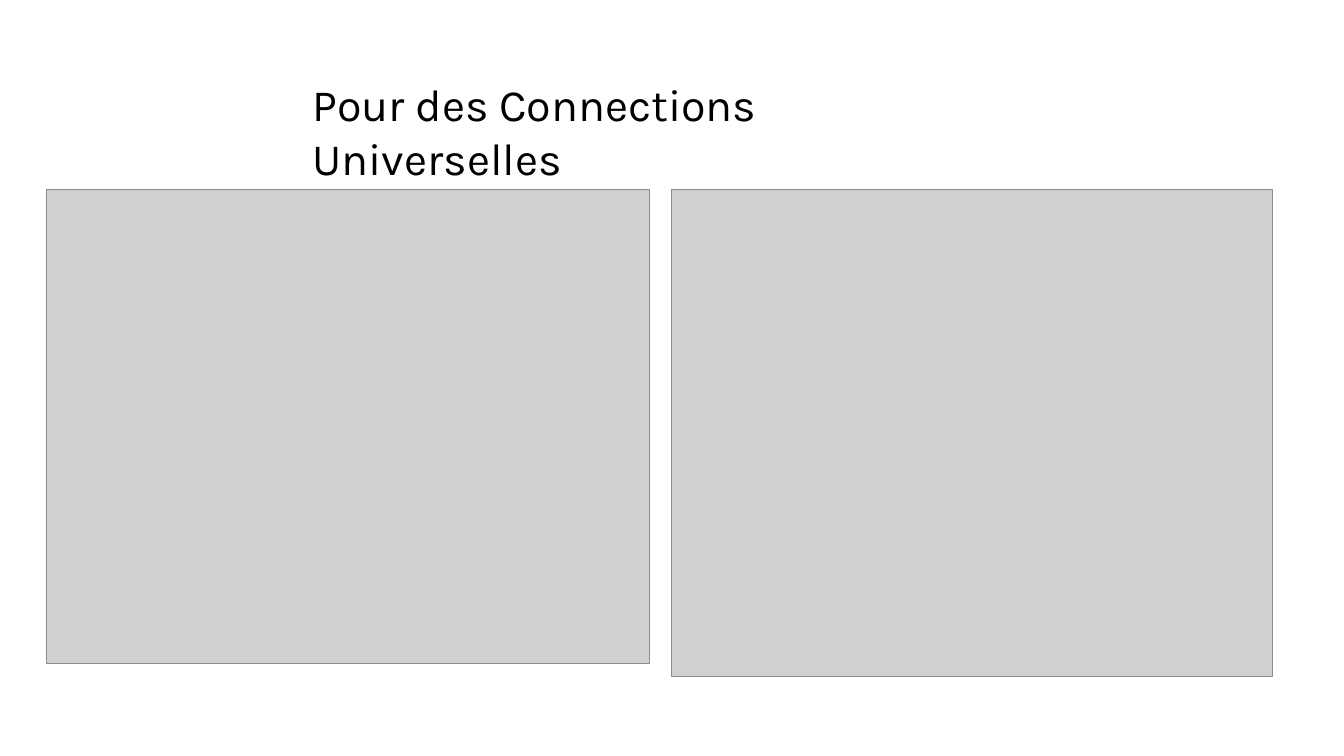
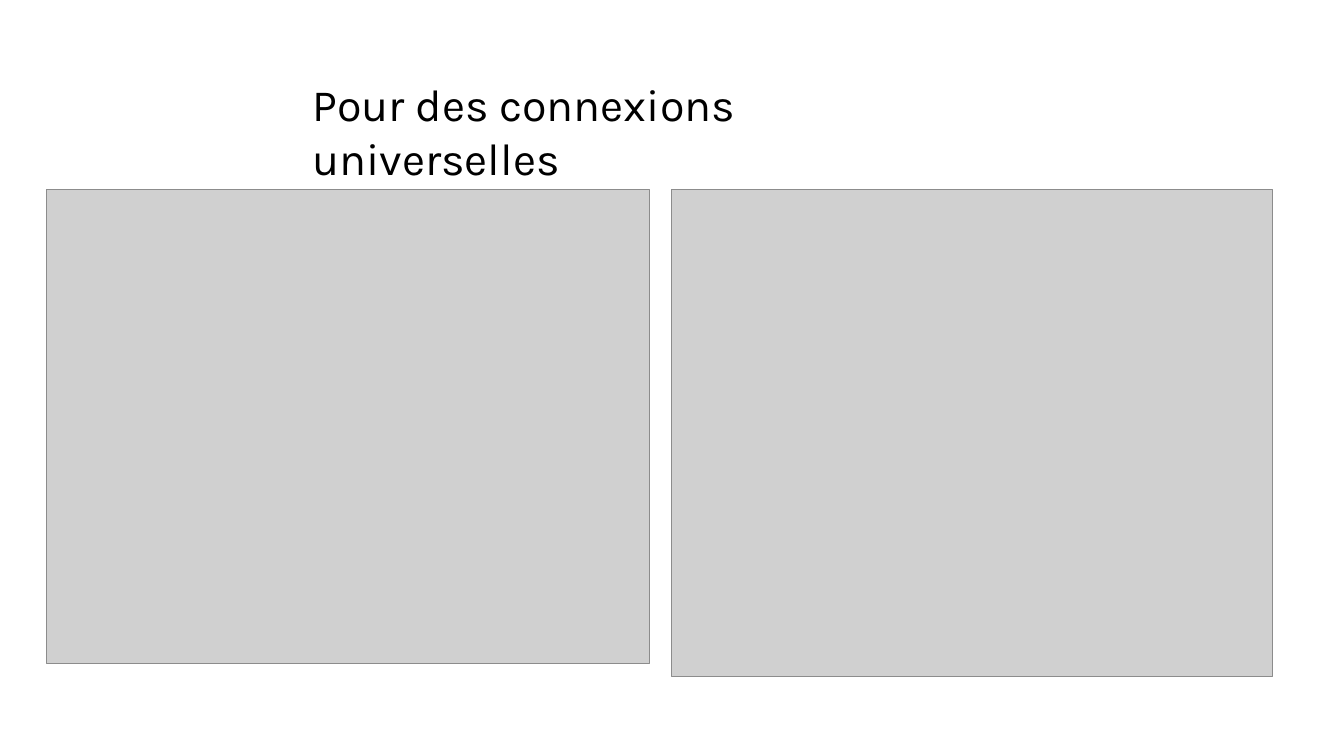
Before and after one commit to QuentinMich/Tales_Omnibus, a slide deck: slide 12 of rapport/slides/Slides Tales Omnibus.pptx. Drawn at 1344x756 pixels with LibreOffice and Linux fonts; fonts in the diff are those of the drawing; grey boxes stand for pictures. Boxes give left, top, right and bottom in pixels: in the first picture for what was removed or moved away, otherwise in the second. Text is boxed around its words. In the diff, an @@ line names an element or a change of style, - is before the commit and + after.

```diff
--- a/rapport/slides/Slides Tales Omnibus.pptx
+++ b/rapport/slides/Slides Tales Omnibus.pptx
@@ text at (x1=312, y1=90, x2=735, y2=176): text changed @@
-Pour des Connections Universelles
+Pour des connexions universelles
```
Also in this commit, not shown: 9 other slides changed.
